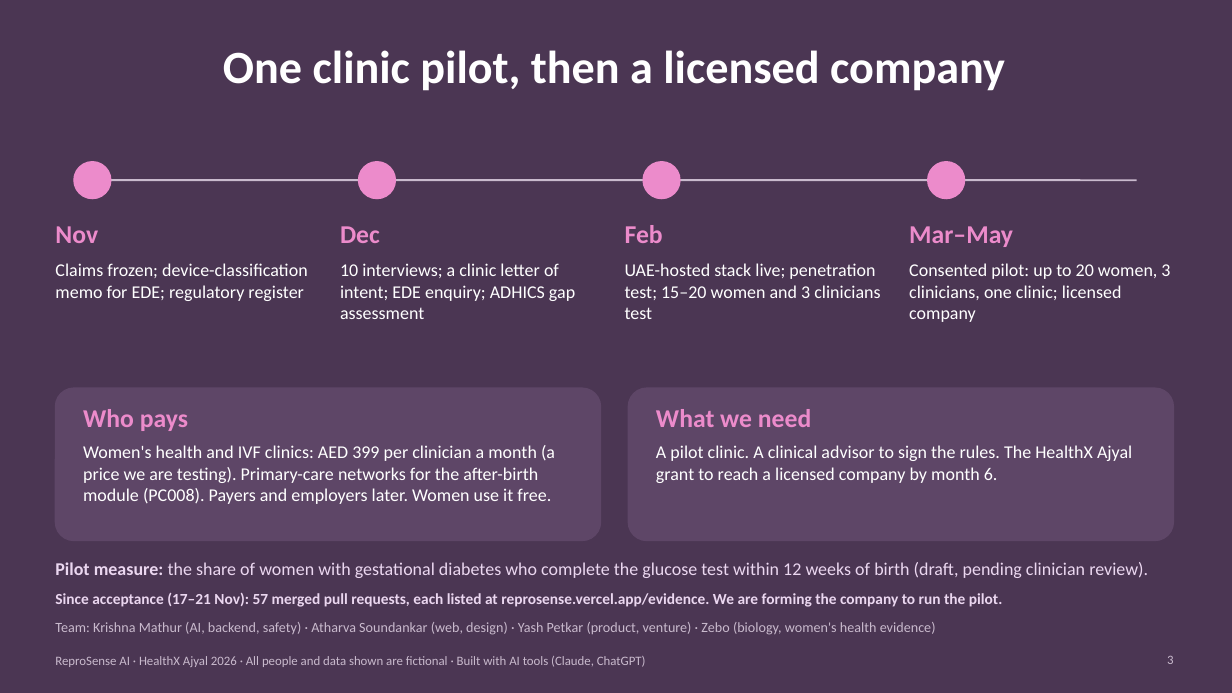
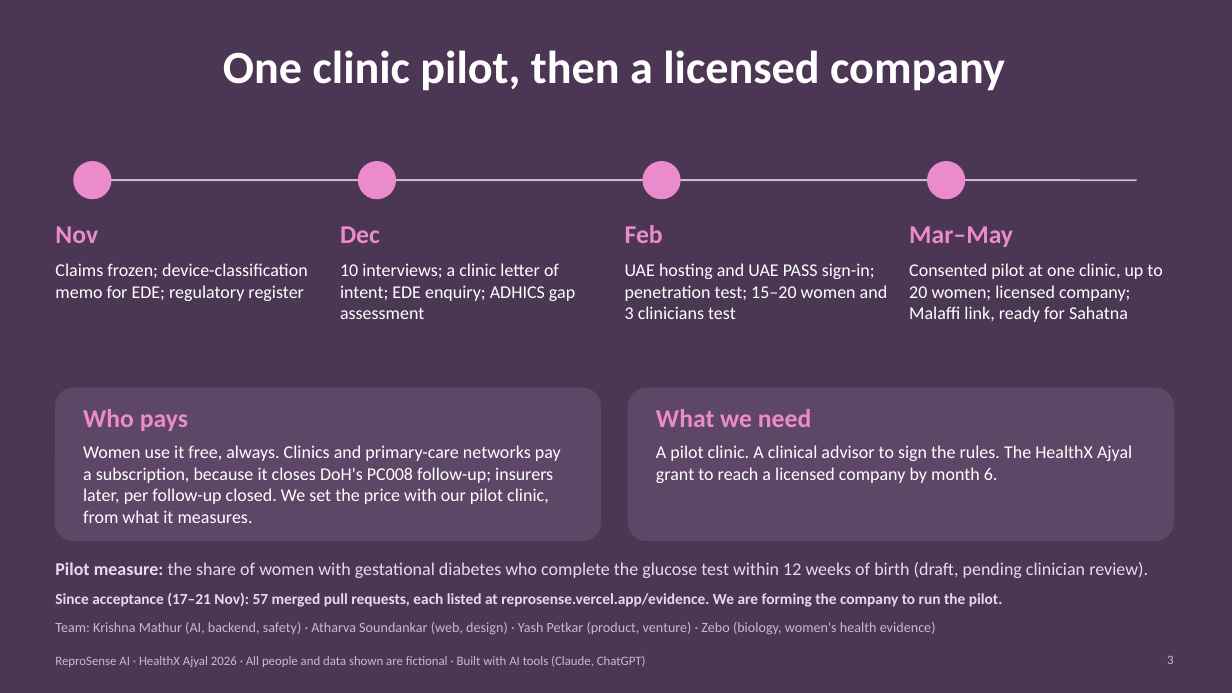
Before and after one commit to krish2105/ReproSense-AI-, a slide deck: slide 3 of pitch/ReproSense-submission.pptx. Drawn at 1232x693 pixels with LibreOffice and Linux fonts; fonts in the diff are those of the drawing. Boxes give left, top, right and bottom in pixels: in the first picture for what was removed or moved away, otherwise in the second. Text is boxed around its words. In the diff, an @@ line names an element or a change of style, - is before the commit and + after.

```diff
--- a/pitch/ReproSense-submission.pptx
+++ b/pitch/ReproSense-submission.pptx
@@ text at [625, 263, 887, 319]: text changed @@
-UAE-hosted stack live; penetration test; 15–20 women and 3 clinicians test
+UAE hosting and UAE PASS sign-in; penetration test; 15–20 women and 3 clinicians test
@@ text at [909, 263, 1162, 322]: text changed @@
-Consented pilot: up to 20 women, 3 clinicians, one clinic; licensed company
+Consented pilot at one clinic, up to 20 women; licensed company; Malaffi link, ready for Sahatna
@@ text at [83, 445, 561, 523]: text changed @@
-Women's health and IVF clinics: AED 399 per clinician a month (a price we are testing). Primary-care networks for the after-birth module (PC008). Payers and employers later. Women use it free.
+Women use it free, always. Clinics and primary-care networks pay a subscription, because it closes DoH's PC008 follow-up; insurers later, per follow-up closed. We set the price with our pilot clinic, from what it measures.
```
Also in this commit, not shown: 19 other files.
